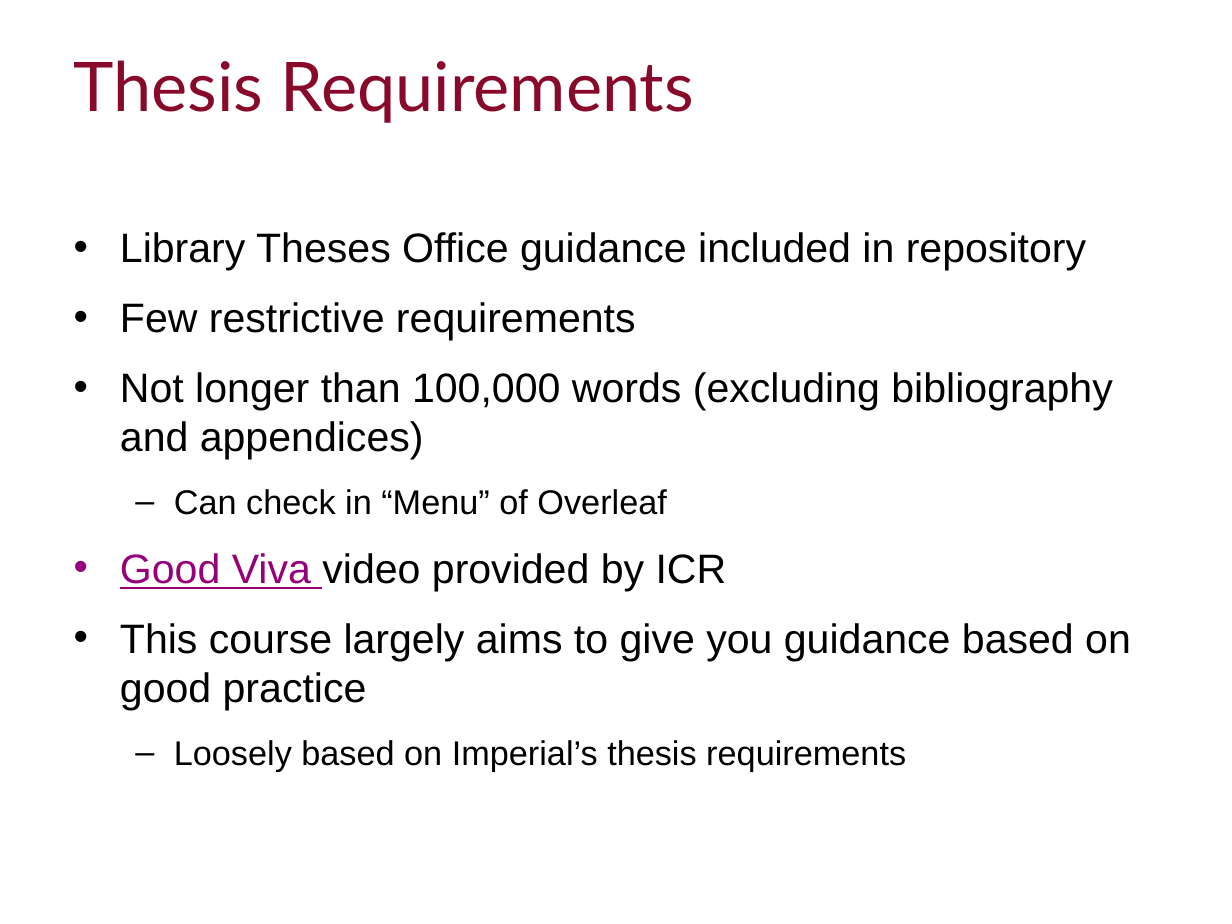
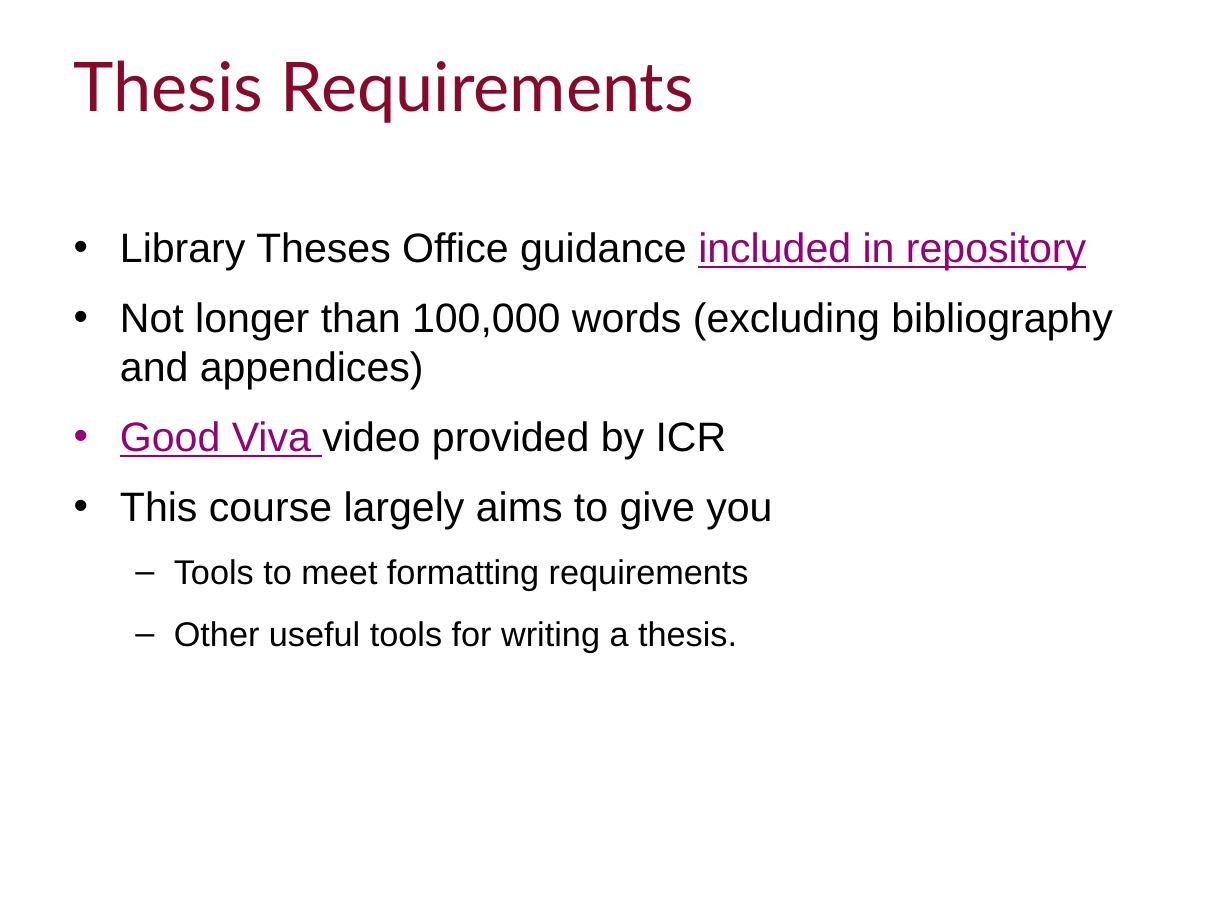
Before and after one commit to ImperialCollegeLondon/RCDS-writing-theses-in-latex, a slide deck: slide 5 of Writing Theses in Latex Slides.pptx. Drawn at 1232x924 pixels with LibreOffice and Linux fonts; fonts in the diff are those of the drawing; background and template pictures are left out. Boxes give left, top, right and bottom in pixels: in the first picture for what was removed or moved away, otherwise in the second. Text is boxed around its words. In the diff, an @@ line names an element or a change of style, - is before the commit and + after.

```diff
--- a/Writing Theses in Latex Slides.pptx
+++ b/Writing Theses in Latex Slides.pptx
@@ text at (120,232,1086,271): text colour #000000 to #960078, underline on in "included in repository" @@
@@ text at (120,302,636,340): paragraph removed @@
-• Few restrictive requirements
@@ text at (120,491,772,652): text changed; size 24 to 20 pt @@
-• This course largely aims to give you guidance based on good practice
-  – Loosely based on Imperial’s thesis requirements
+• This course largely aims to give you
+  – Tools to meet formatting requirements
+  – Other useful tools for writing a thesis.
@@ text at (174,489,666,515): paragraph removed @@
-  – Can check in “Menu” of Overleaf
```
Also in this commit, not shown: 9 other slides changed, 2 slides added, 1 slide removed.
